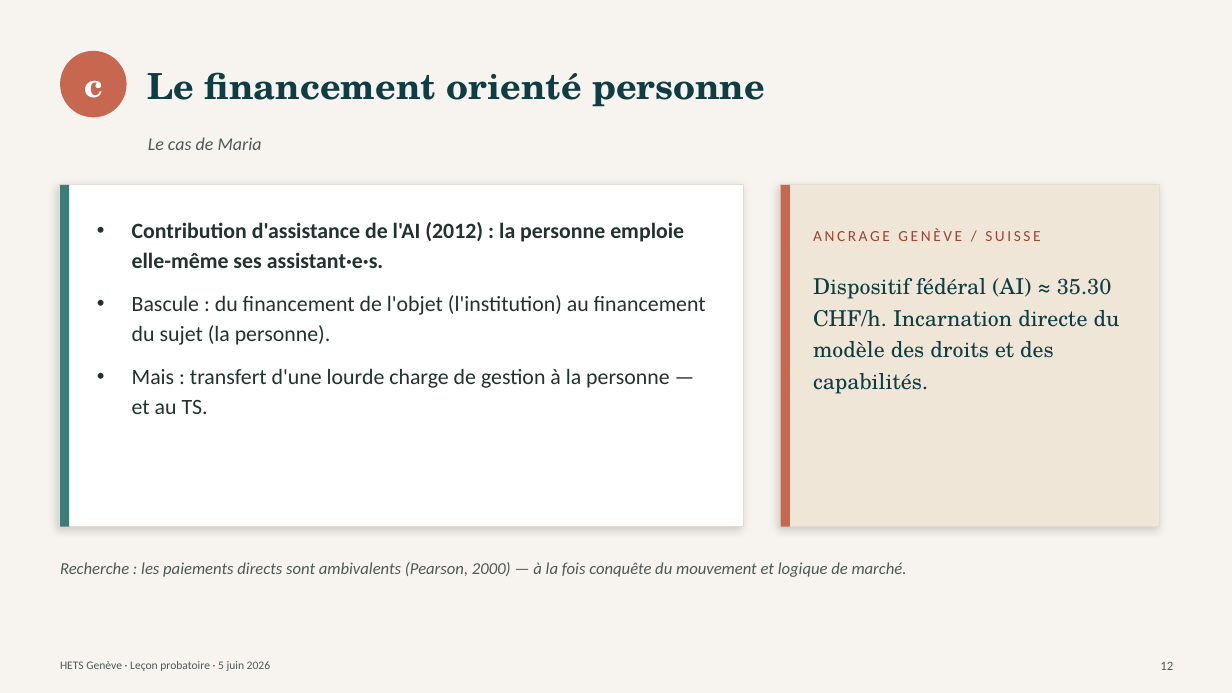
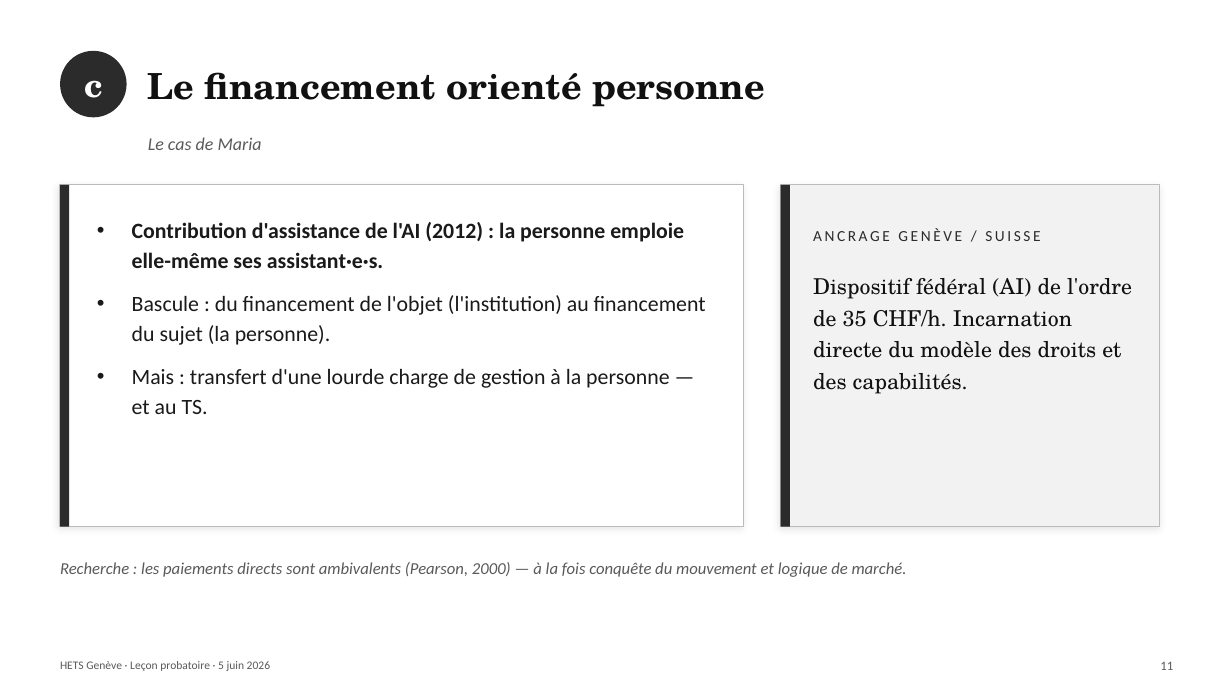
Before and after one commit to pierrebrasseur/cours-handicap-ts, a slide deck: slide 14 of docs/pdfs/Brasseur_lecon_5juin.pptx (slide 13 before the commit). Drawn at 1232x693 pixels with LibreOffice and Linux fonts; fonts in the diff are those of the drawing. Boxes give left, top, right and bottom in pixels: in the first picture for what was removed or moved away, otherwise in the second. Text is boxed around its words. In the diff, an @@ line names an element or a change of style, - is before the commit and + after.

```diff
--- a/docs/pdfs/Brasseur_lecon_5juin.pptx
+++ b/docs/pdfs/Brasseur_lecon_5juin.pptx
@@ background #F7F4EF to #FFFFFF @@
@@ ellipse at [60, 51, 127, 117]: fill #C8674F to #2B2B2B @@
@@ text "Le financement orienté personne" at [148, 72, 765, 107]: text colour #0F3D44 to #111111 @@
@@ rectangle at [60, 185, 744, 527]: outline #E3DCD2 1 pt to #BBBBBB 1 pt; shadow changed @@
@@ rectangle at [60, 185, 69, 527]: fill #3E7C78 to #2B2B2B @@
@@ rectangle at [781, 185, 790, 527]: fill #C8674F to #2B2B2B @@
@@ rectangle at [781, 185, 1160, 527]: fill #EFE6D8 to #F2F2F2; outline #E3DCD2 1 pt to #BBBBBB 1 pt; shadow changed @@
@@ text "Contribution d'assistance de l'AI (2012) ..." at [132, 222, 706, 414]: text colour #23312F to #1A1A1A @@
@@ text "ANCRAGE GENÈVE / SUISSE" at [813, 228, 1040, 241]: text colour #9A4632 to #2B2B2B @@
@@ text at [813, 278, 1132, 394]: text changed; text colour #0F3D44 to #111111 @@
-Dispositif fédéral (AI) ≈ 35.30 CHF/h. Incarnation directe du modèle des droits et des capabilités.
+Dispositif fédéral (AI) de l'ordre de 35 CHF/h. Incarnation directe du modèle des droits et des capabilités.
@@ text colour #4D5957 to #5A5A5A in 3 elements at [148, 137, 262, 150], [60, 661, 270, 671], [60, 562, 907, 577] @@
@@ text at [1160, 662, 1173, 670]: text changed; text colour #4D5957 to #5A5A5A @@
-12
+11
```
Also in this commit, not shown: 22 other slides changed.
